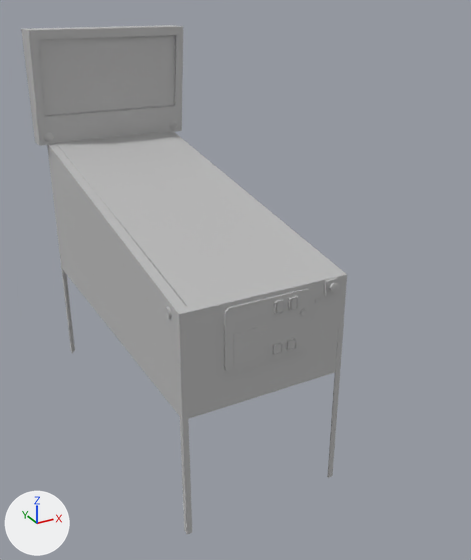
What one commit did to the OBJ model PA10/assets/models/PinballMachine_Untextured.obj.
The view is the same before and after, from a 50 mm lens placed at (-346.0, -803.0, 214.0), pointed at (80.0, -28.0, -173.0). Arrows for +X, +Y and +Z are at lower left; the lights stay in place. Where no turn or scale is listed for an object, it has been applied to the vertices. Vertices at the same position are counted once.

In view in the first picture: 'PinballMachine_Untextured'.
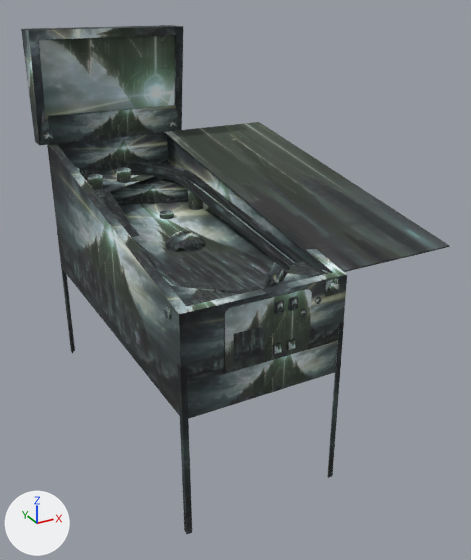
Changed parts and their boxes (x1, y1, x2, y2) in the pictures (471 x 560 px; the box of a moved part takes in the faces that stretch with it):
'PinballMachine_Untextured', surface changed, reshaped (31% wider)
    before: (21, 25, 347, 534)
    after: (21, 25, 450, 534)
part 1 of me_pinballmachine_untextured, moved or reshaped
    before: (56, 132, 334, 306)
    after: (164, 122, 450, 273)

The change in detail:
Picture 'SBC_Glocken.png' (img_sbc_glocken_png) is new.
In material 'initialShadingGroup' (mat_initialshadinggroup), base_color is no longer (0.5, 0.5, 0.5), grey #bcbcbc.
In material 'initialShadingGroup' (mat_initialshadinggroup), texture is now set to img_sbc_glocken_png.
me_pinballmachine_untextured has 8842 vertices, 15990 faces and spans x -122.0..122.0, y -260.0..269.0, z -383.0..166.0.
me_pinballmachine_untextured is used by ob_pinballmachine_untextured; location (0.0, 0.0, 0.0).
me_pinballmachine_untextured part 1: the loose piece of 8 vertices spanning x -96.0..95.0, y -242.0..242.0, z -87.0..-2.0 is moved by (185.0, 0.0, 0.0).
